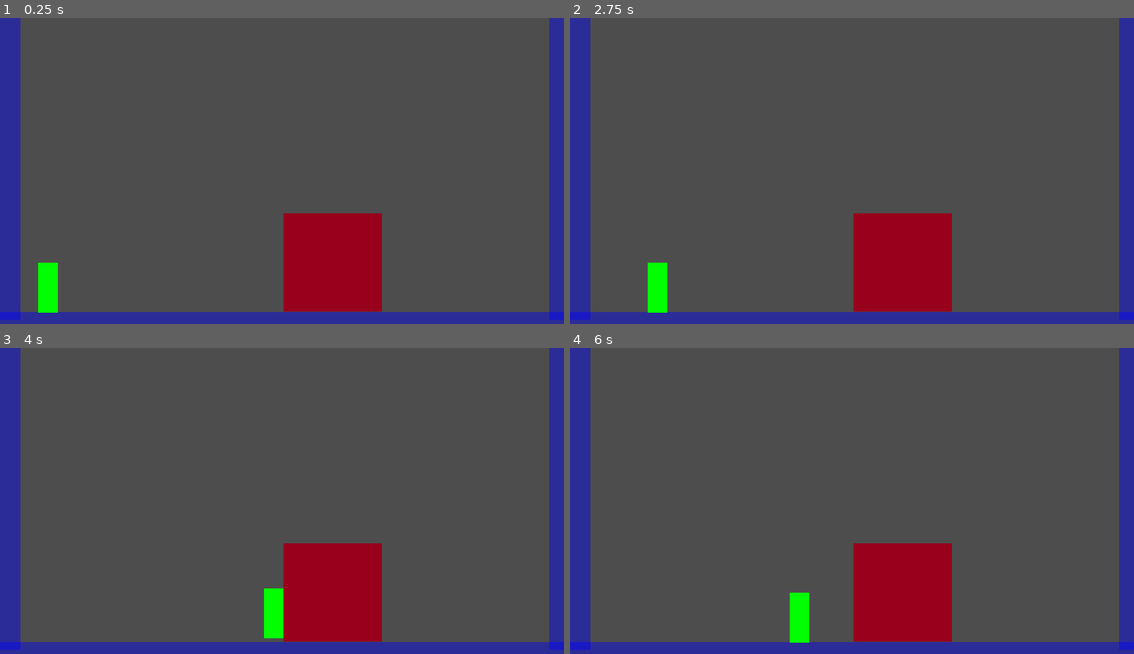
Above: before the commit, frames 1-4 (two rows, left to right).
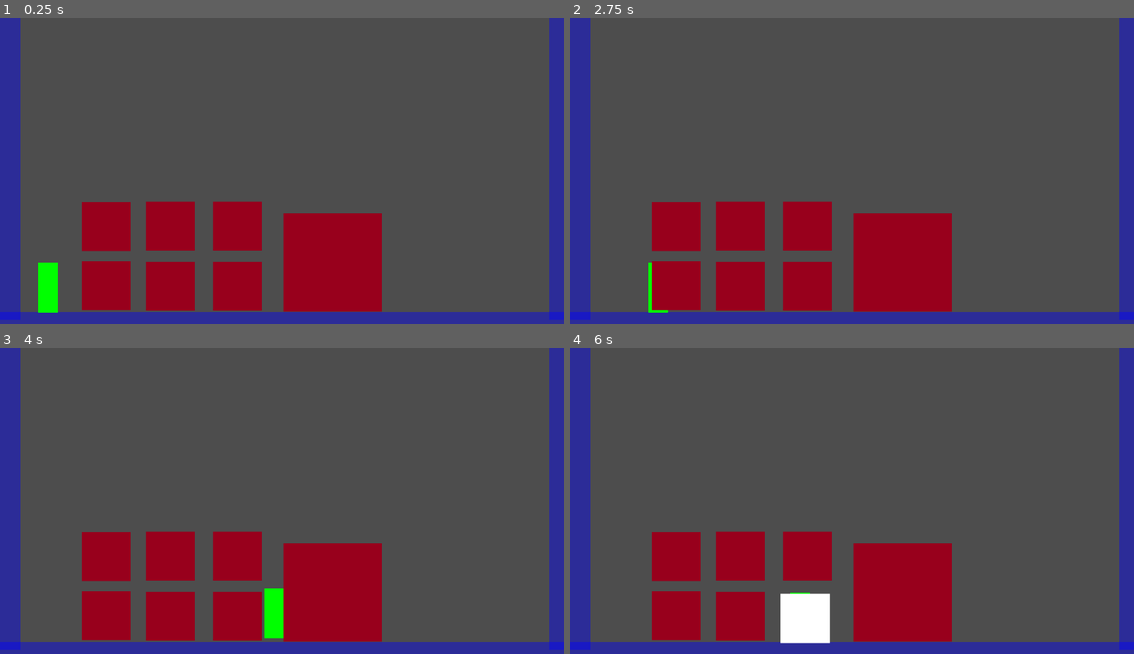
Above: after the commit, the same moments.

Repository: itlleat/twenty-second-slam
Game: Godot game, scene res://test_level.tscn
The game is run twice, just before and just after one commit, with the same random seed, the same clock (stepped at 60 frames per second) and the same inputs.
Inputs:
- Up to frame 1 (0.25 s): no input
- Up to frame 2 (2.75 s): tap Enter at 0.5 s; hold D (move_right) 0.53-2.03 s; tap E (punch) at 0.6, 1.35, 2.1 s; tap Space (jump) at 0.77, 1.52 s; hold A (move_left) from 2.03 s (still down)
- Up to frame 3 (4 s): release A (move_left) at 2.78 s; hold D (move_right) from 2.78 s (still down); tap E (punch) at 2.85, 3.6 s; tap Space (jump) at 3.02, 3.77 s
- Up to frame 4 (6 s): release D (move_right) at 4.28 s; hold A (move_left) 4.28-5.03 s; tap E (punch) at 4.35, 5.1, 5.85 s; tap Space (jump) at 4.52 s; hold D (move_right) 5.03-5.78 s; hold A (move_left) from 5.78 s (still down)

The runs differ from the first frame. In frame 1, 8.3% of the frame differs, in the area x 14-47%, y 59-96%; in frame 2, 8.3%; in frame 3, 8.3%; in frame 4, 8.4%, in the area x 14-47%, y 59-97%.

Commit message:
made small enemy

Diff:
--- a/enemy.tscn
+++ b/enemy.tscn
@@ -3,16 +3,16 @@
 [ext_resource type="Script" path="res://enemy.gd" id="1_xyxpp"]
 
 [sub_resource type="RectangleShape2D" id="RectangleShape2D_e51b3"]
-size = Vector2(201, 201)
+size = Vector2(199, 198)
 
 [sub_resource type="RectangleShape2D" id="RectangleShape2D_ceker"]
-size = Vector2(201, 202)
+size = Vector2(201, 201)
 
 [node name="Enemy" type="CharacterBody2D"]
 script = ExtResource("1_xyxpp")
 
 [node name="CollisionShape2D" type="CollisionShape2D" parent="."]
-position = Vector2(1, 1)
+position = Vector2(0.5, 0)
 shape = SubResource("RectangleShape2D_e51b3")
 
 [node name="EnemyBody" type="ColorRect" parent="."]
@@ -31,5 +31,5 @@
 [node name="HitBox" type="Area2D" parent="."]
 
 [node name="CollisionShape2D" type="CollisionShape2D" parent="HitBox"]
-position = Vector2(0.5, 0)
+position = Vector2(0.5, 0.5)
 shape = SubResource("RectangleShape2D_ceker")
--- /dev/null
+++ b/enemy_small.gd
@@ -0,0 +1,174 @@
+extends CharacterBody2D
+
+signal enemy_died(enemy_position)
+
+var health = 10
+var flash_duration = 0.1
+var shake_duration = 0.2
+var shake_intensity = 6.0
+var is_flashing = false
+var is_shaking = false
+var flash_timer = 0.0
+var shake_timer = 0.0
+var original_position = Vector2.ZERO
+@onready var enemy_body = $EnemyBody
+var flash_overlay: ColorRect
+
+# Physics for flying when defeated
+var is_flying = false
+var flying_timer = 0.0
+var flying_duration = 5.0
+var gravity = 980.0
+var bounce_damping = 0.8
+var friction = 0.95
+var original_collision_mask: int
+var player_passthrough_enabled = true
+
+func _ready():
+	enemy_body = $EnemyBody
+	flash_overlay = $FlashOverlay
+	original_position = enemy_body.position
+
+	# Ensure flash overlay starts invisible
+	flash_overlay.visible = false
+
+	# Store original collision mask for later use
+	original_collision_mask = collision_mask
+
+	# Add collision exceptions for player and larger enemies so they can pass through
+	var player = get_node_or_null("../Player")
+	if player:
+		add_collision_exception_with(player)
+		print("Added collision exception with player for enemy_small")
+
+	# Find and add exceptions for all larger enemies in the scene
+	var parent = get_parent()
+	if parent:
+		for child in parent.get_children():
+			if child != self and child.has_method("take_hit") and child.name.begins_with("Enemy") and not child.name.begins_with("EnemySmall"):
+				add_collision_exception_with(child)
+				print("Added collision exception with larger enemy: ", child.name)
+
+	# Connect the hit detection signal for small enemy
+	if has_node("HitBox"):
+		$HitBox.area_entered.connect(_on_small_enemy_hit_box_area_entered)
+	else:
+		print("Warning: HitBox node not found for enemy_small")
+
+func _process(delta):
+	if is_flying:
+		flying_timer -= delta
+		if flying_timer <= 0:
+			# Stop flying and despawn
+			is_flying = false
+			velocity = Vector2.ZERO
+			print("Enemy_small came to rest and despawning")
+			queue_free()  # Despawn the enemy_small
+	else:
+		# Normal behavior when not flying
+		if is_flashing:
+			flash_timer -= delta
+			if flash_timer <= 0:
+				is_flashing = false
+				if flash_overlay:
+					flash_overlay.visible = false
+
+		if is_shaking:
+			shake_timer -= delta
+			if shake_timer <= 0:
+				is_shaking = false
+				enemy_body.position = original_position
+				if flash_overlay:
+					flash_overlay.position = enemy_body.position
+			else:
+				# Random shake offset
+				var offset = Vector2(
+					randf_range(-1, 1) * shake_intensity,
+					randf_range(-1, 1) * shake_intensity
+				)
+				enemy_body.position = original_position + offset
+				if flash_overlay:
+					flash_overlay.position = enemy_body.position
+
+func take_hit():
+	health -= 1
+	print("Enemy_small took hit! Health now: ", health)
+
+	# Start flash effect (overlay so we don't rely on original_color)
+	is_flashing = true
+	flash_timer = flash_duration
+	if flash_overlay:
+		flash_overlay.visible = true
+
+	# Start shake effect
+	is_shaking = true
+	shake_timer = shake_duration
+
+	if health <= 0:
+		print("Enemy_small defeated at position: ", global_position)
+		start_flying()  # Start flying instead of dying
+
+func _physics_process(delta):
+	# Only apply gravity when flying (after HP is depleted)
+	if is_flying:
+		velocity.y += gravity * delta
+
+	if is_flying:
+		# Apply friction to horizontal movement when flying
+		velocity.x *= friction
+
+		# Handle bouncing off any solid surface
+		for i in get_slide_collision_count():
+			var collision = get_slide_collision(i)
+			var collision_normal = collision.get_normal()
+			var collider = collision.get_collider()
+
+			# Skip bouncing off the player and larger enemies
+			if collider and (collider.name == "Player" or (collider.name.begins_with("Enemy") and not collider.name.begins_with("EnemySmall"))):
+				continue
+
+			# Calculate bounce based on collision normal
+			var velocity_dot_normal = velocity.dot(collision_normal)
+			if velocity_dot_normal < 0:  # Moving into the surface
+				# Reflect velocity off the surface with damping
+				velocity = velocity - 2 * velocity_dot_normal * collision_normal
+				velocity *= bounce_damping
+				print("Enemy_small bounced off surface with velocity: ", velocity)
+
+	# Only use physics movement when flying
+	if is_flying:
+		move_and_slide()
+	else:
+		# When not flying, stay completely stationary
+		velocity = Vector2.ZERO
+
+func start_flying():
+	is_flying = true
+	flying_timer = flying_duration
+
+	# Get player's facing direction
+	var player = get_node("../Player")  # Assuming player is at same level in scene tree
+	var player_facing_right = true  # Default fallback
+
+	if player and player.has_method("get") and "facing_right" in player:
+		player_facing_right = player.facing_right
+	elif player and "facing_right" in player:
+		player_facing_right = player.facing_right
+
+	# Apply flying force in player's facing direction
+	var force_magnitude = randf_range(1800, 2200)  # Very powerful knockback
+	var force_x = force_magnitude if player_facing_right else -force_magnitude
+	var force_y = randf_range(-600, -300)  # Upward force
+	velocity = Vector2(force_x, force_y)
+
+	# Disable hit detection while flying
+	if has_node("HitBox"):
+		$HitBox.monitoring = false
+		$HitBox.monitorable = false
+
+	print("Enemy_small started flying with velocity: ", velocity, " (player facing right: ", player_facing_right, ")")
+
+func _on_small_enemy_hit_box_area_entered(area):
+	if area.name == "PunchHitBox" and not is_flying:
+		print("Small enemy hit by punch!")
+		take_hit()
--- /dev/null
+++ b/enemy_small.tscn
@@ -0,0 +1,33 @@
+[gd_scene load_steps=4 format=3 uid="uid://dvcoejwb3a56f"]
+
+[ext_resource type="Script" path="res://enemy_small.gd" id="1_easww"]
+
+[sub_resource type="RectangleShape2D" id="RectangleShape2D_hr8gj"]
+size = Vector2(100, 98)
+
+[sub_resource type="RectangleShape2D" id="RectangleShape2D_2kgio"]
+size = Vector2(103, 102)
+
+[node name="EnemySmall" type="CharacterBody2D"]
+script = ExtResource("1_easww")
+
+[node name="CollisionShape2D" type="CollisionShape2D" parent="."]
+position = Vector2(51, 53)
+shape = SubResource("RectangleShape2D_hr8gj")
+
+[node name="EnemyBody" type="ColorRect" parent="."]
+offset_left = 1.0
+offset_top = 1.0
+offset_right = 101.0
+offset_bottom = 101.0
+color = Color(0.596078, 0, 0.109804, 1)
+
+[node name="FlashOverlay" type="ColorRect" parent="."]
+offset_right = 101.0
+offset_bottom = 101.0
+
+[node name="HitBox" type="Area2D" parent="."]
+
+[node name="CollisionShape2D" type="CollisionShape2D" parent="HitBox"]
+position = Vector2(51.5, 51)
+shape = SubResource("RectangleShape2D_2kgio")
--- a/test_level.tscn
+++ b/test_level.tscn
@@ -1,8 +1,9 @@
-[gd_scene load_steps=5 format=3 uid="uid://kf6ot565m4ke"]
+[gd_scene load_steps=6 format=3 uid="uid://kf6ot565m4ke"]
 
 [ext_resource type="PackedScene" uid="uid://baxeutytpeu4r" path="res://player.tscn" id="1_2auna"]
 [ext_resource type="Script" path="res://test_level.gd" id="1_dlgt2"]
 [ext_resource type="PackedScene" uid="uid://c1ipunpbjutsu" path="res://enemy.tscn" id="3_cxdfw"]
+[ext_resource type="PackedScene" uid="uid://dvcoejwb3a56f" path="res://enemy_small.tscn" id="4_iyms8"]
 
 [sub_resource type="RectangleShape2D" id="RectangleShape2D_u3kwk"]
 size = Vector2(1159, 14)
@@ -67,3 +68,21 @@
 
 [node name="Enemy" parent="." instance=ExtResource("3_cxdfw")]
 position = Vector2(679, 500)
+
+[node name="EnemySmall" parent="." instance=ExtResource("4_iyms8")]
+position = Vector2(434, 498)
+
+[node name="EnemySmall2" parent="." instance=ExtResource("4_iyms8")]
+position = Vector2(297, 498)
+
+[node name="EnemySmall3" parent="." instance=ExtResource("4_iyms8")]
+position = Vector2(297, 375)
+
+[node name="EnemySmall4" parent="." instance=ExtResource("4_iyms8")]
+position = Vector2(434, 375)
+
+[node name="EnemySmall5" parent="." instance=ExtResource("4_iyms8")]
+position = Vector2(166, 497)
+
+[node name="EnemySmall6" parent="." instance=ExtResource("4_iyms8")]
+position = Vector2(166, 376)
